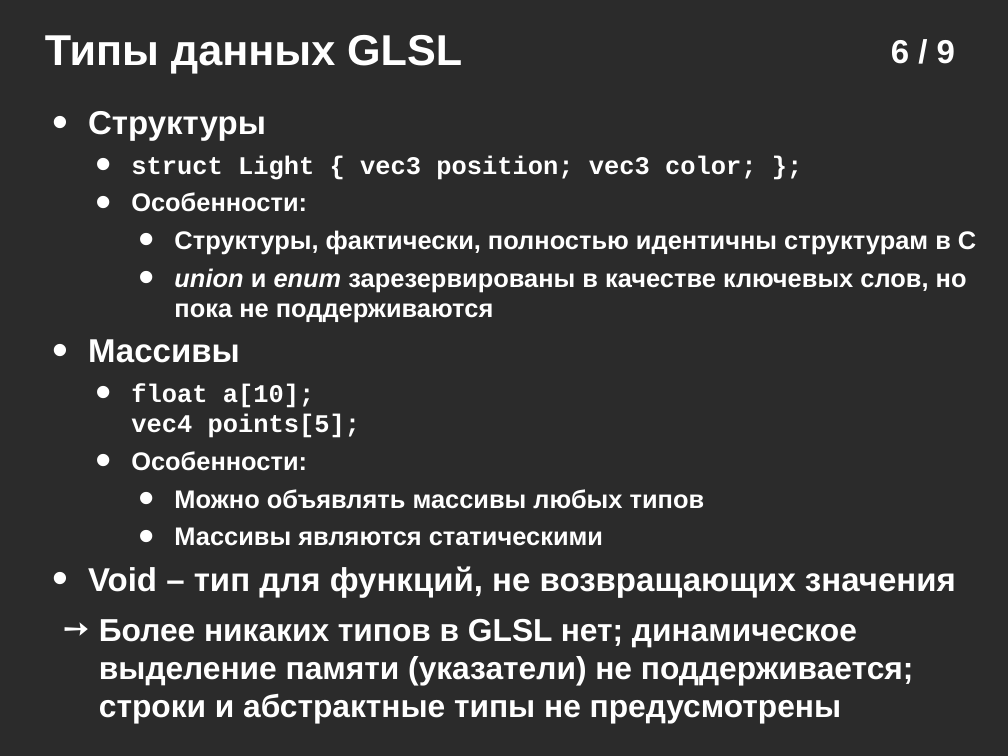
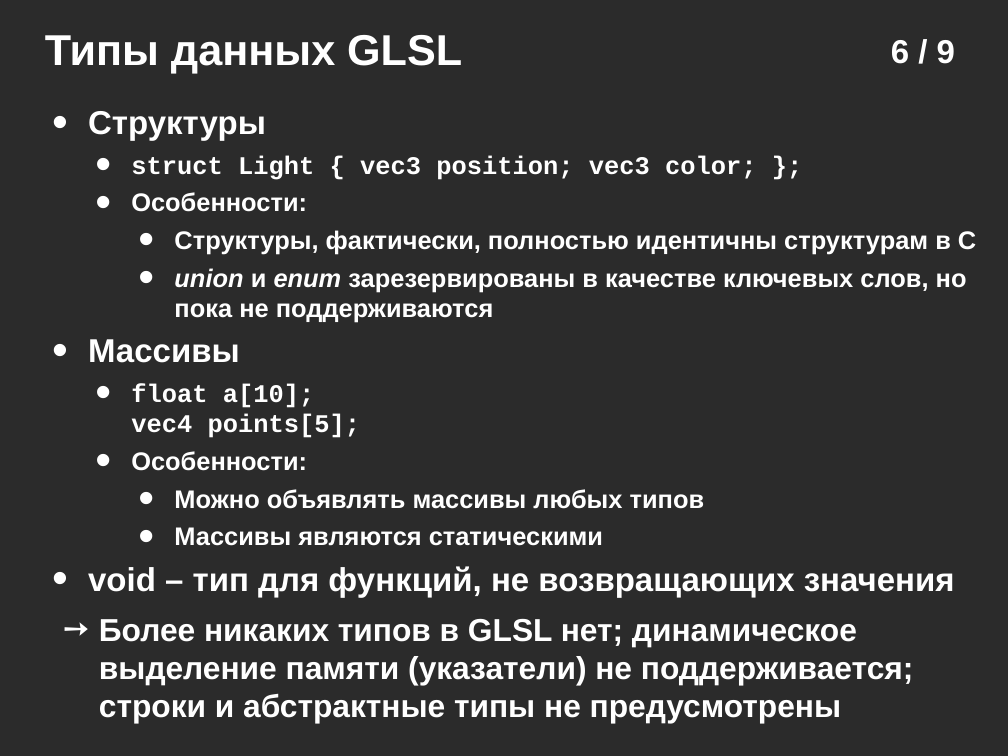
Before and after one commit to icosaeder/vr-lect, a slide deck: slide 6 of Лекции/Лекция 4/Лекция №4.odp. Drawn at 1008x756 pixels with LibreOffice and Linux fonts; fonts in the diff are those of the drawing; background and template pictures are left out; a plain dark background stands for a picture behind light text. Boxes give left, top, right and bottom in pixels: in the first picture for what was removed or moved away, otherwise in the second. Text is boxed around its words. In the diff, an @@ line names an element or a change of style, - is before the commit and + after.

```diff
--- a/Лекции/Лекция 4/Лекция №4.odp
+++ b/Лекции/Лекция 4/Лекция №4.odp
@@ text at <box>88,566,955,597</box>: text changed @@
-• Void – тип для функций, не возвращающих значения
+• void – тип для функций, не возвращающих значения
```
Also in this commit, not shown: 3 other files.
